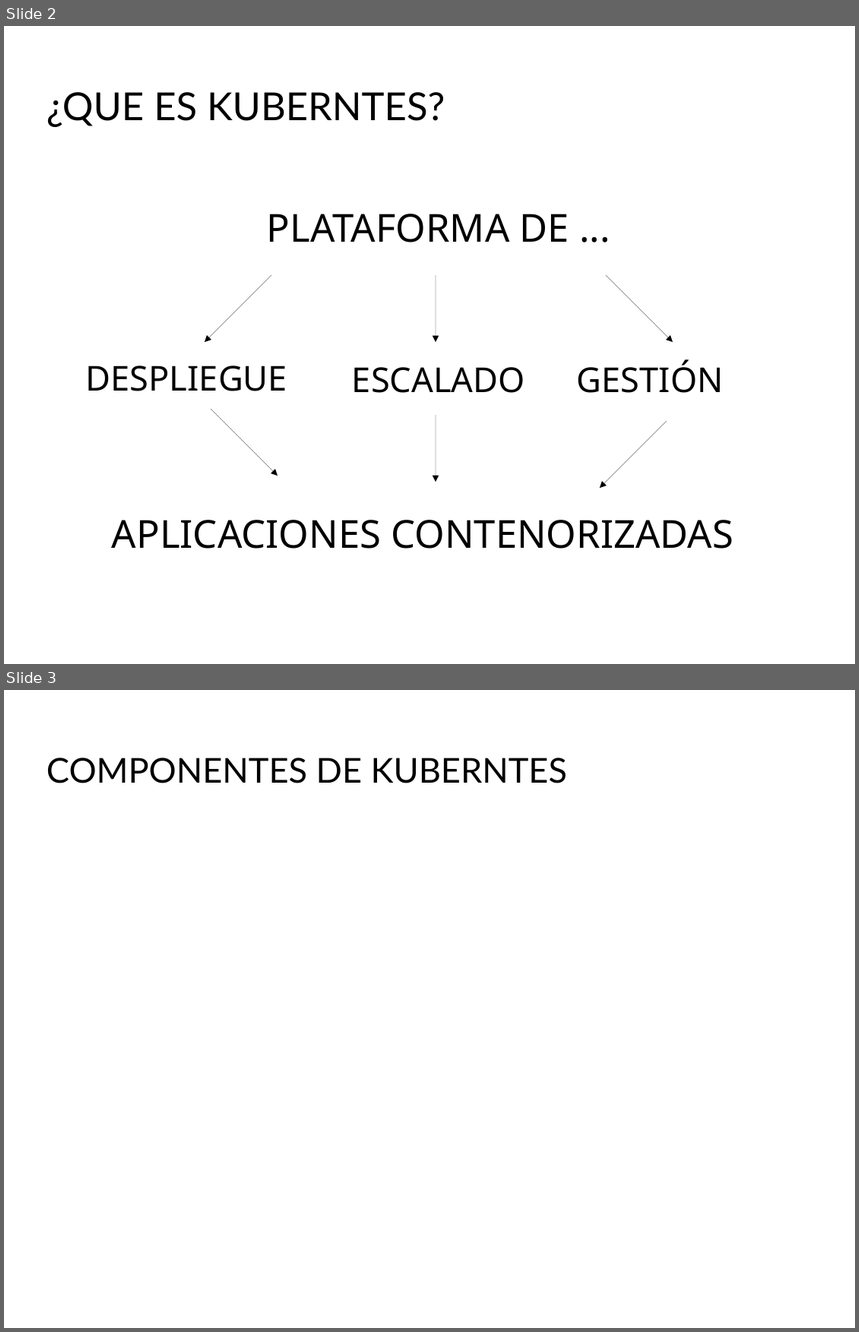
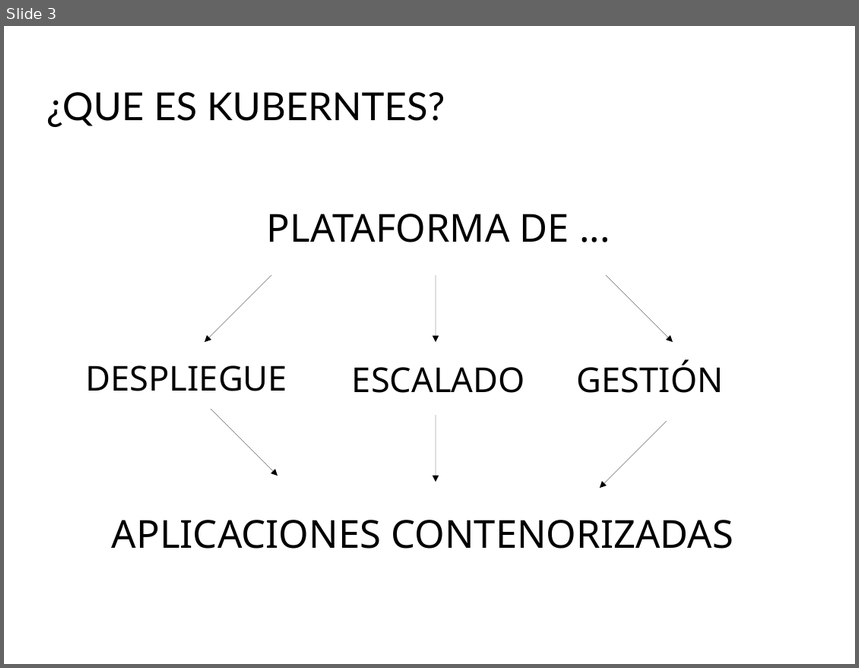
Before and after one commit to Juanjosegongora/kubernetes, a slide deck: proyecto_kubernetes.odp. Shown one above the other, each under a label of ours: slides 2 and 3 before the commit, slide 3 after it. The pictures are 859x1332 and 859x668 pixels, drawn with LibreOffice and Linux fonts; fonts in the diff are those of the drawing; background and template pictures are left out. Boxes give left, top, right and bottom in pixels: in the first picture for what was removed or moved away, otherwise in the second. Text is boxed around its words. In the diff, an @@ line names an element or a change of style, - is before the commit and + after.

```diff
--- a/proyecto_kubernetes.odp
+++ b/proyecto_kubernetes.odp
@@ slide 3 removed at <box>4,690,855,1328</box>, background picture (left out) @@
@@ title removed at <box>47,758,567,783</box> @@
-COMPONENTES DE KUBERNTES
@@ what was slide 2 is now slide 3 @@
```
Also in this commit, not shown: 1 slide changed, 2 slides added.
